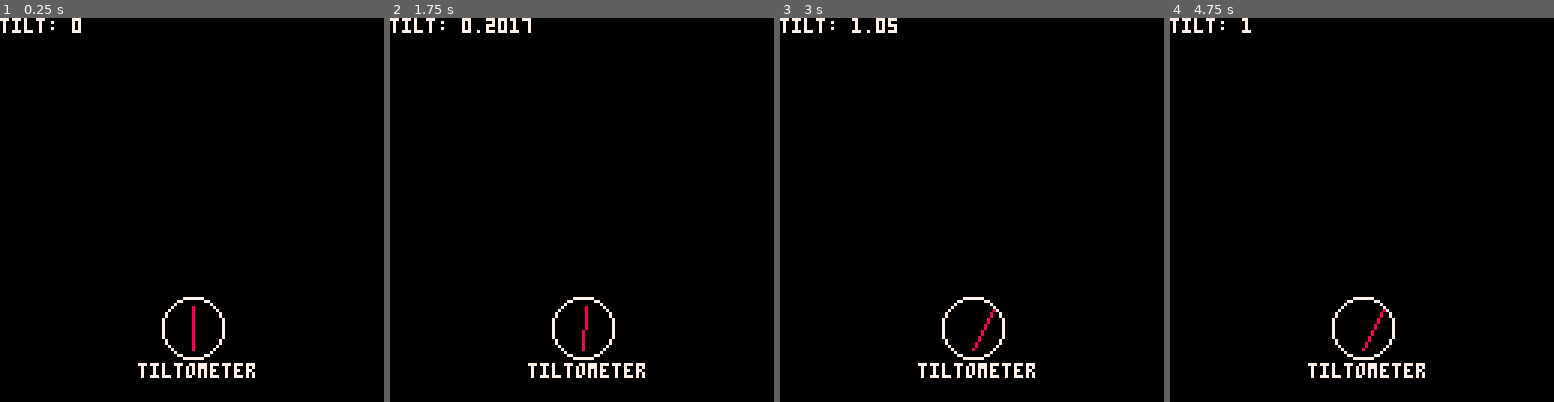
Above: before the commit, frames 1-4 (left to right).
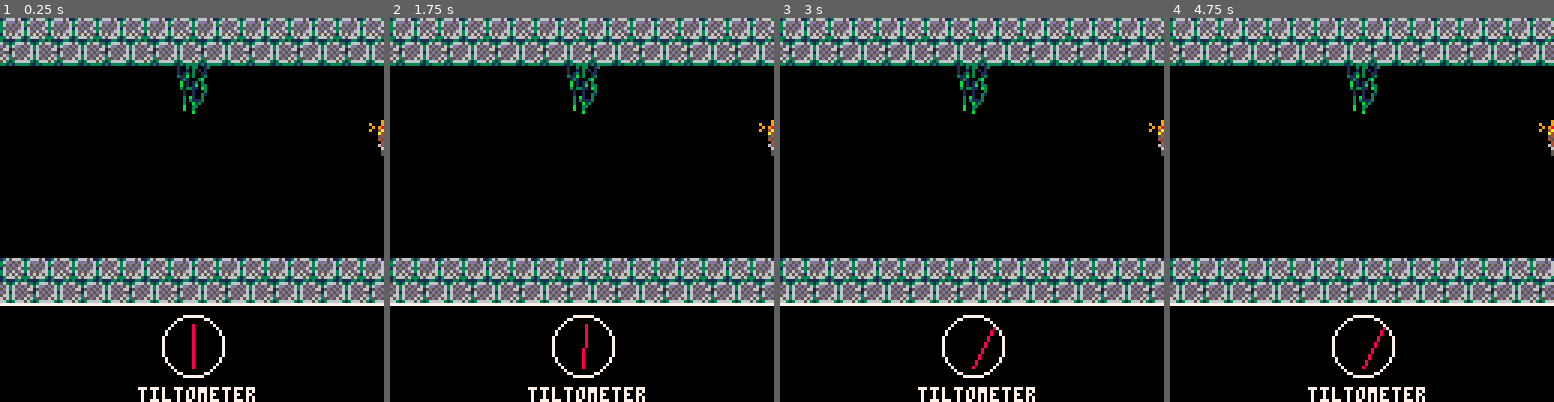
Above: after the commit, the same moments.

Repository: Nenivar/css-gamejam-2020
Game: PICO-8 cartridge forward.p8
Same seed, same stepped clock (60 frames per second), same inputs: the game is played once before the commit and once after it.
Inputs:
- Up to frame 1 (0.25 s): no input
- Up to frame 2 (1.75 s): hold Right from 1.6 s (still down)
- Up to frame 3 (3 s): release Right at 2.1 s; hold Right from 2.47 s (still down)
- Up to frame 4 (4.75 s): release Right at 3.03 s; hold Left 3.08-3.58 s; hold Right 4.02-4.68 s

The runs differ from the first frame. In frame 1, 27% of the frame differs, in the area x 0-100%, y 0-100%; in frame 2, 27%; in frame 3, 27%; in frame 4, 27%.

Commit message:
add some sprites

Diff:
--- a/forward.p8
+++ b/forward.p8
@@ -3,8 +3,8 @@
 __lua__
 
 -- consts
-screen_size = 128
-debug       = true
+const_screen_size = 128
+const_debug       = true
 
 -- camera stuff
 cam_x = 0.0
@@ -62,15 +62,20 @@
 
   map(0, 0, 0, 0, 100, 100)
 
+  -- gui section
+  gui_sec_y = 95
+  rectfill(0, gui_sec_y, const_screen_size, const_screen_size, 0)
+  line(0, gui_sec_y, const_screen_size, gui_sec_y, 7)
+
   -- tiltometer gui
-  gui_tilt_x = screen_size/2
-  gui_tilt_y = 110
+  gui_tilt_x = const_screen_size/2
+  gui_tilt_y = 116
   gui_tilt_size = 7
   --circ(gui_tilt_x, gui_tilt_y - 15, 16)
   local p2_x = interpolate(0, gui_tilt_size, tilt)
   line(gui_tilt_x, gui_tilt_y, gui_tilt_x - p2_x, gui_tilt_y - gui_tilt_size * 2, 8)
   circ(gui_tilt_x, gui_tilt_y - gui_tilt_size, gui_tilt_size + 3, 7)
-  print('tiltometer', gui_tilt_x - 18, gui_tilt_y + 5, 7)
+  print('tiltometer', gui_tilt_x - 18, gui_tilt_y + 7, 7)
 
   camera()
 
@@ -113,3 +118,32 @@
 bbbbbbbb000000000000000000000000000000000000000000000000000000000000000000000000000000000000000000000000000000000000000000000000
 bbbbbbbb000000000000000000000000000000000000000000000000000000000000000000000000000000000000000000000000000000000000000000000000
 bbbbbbbb000000000000000000000000000000000000000000000000000000000000000000000000000000000000000000000000000000000000000000000000
+13666561136566630001003033001300000000009000000000000000000000000000000000000000000000000000000000000000000000000000000000000000
+36ddd5d636dd5d560001001030101000000000008000000000000000000000000000000000000000000000000000000000000000000000000000000000000000
+365d5d5635d5d5d60001013030011000000000098900000000000000000000000000000000000000000000000000000000000000000000000000000000000000
+35d5d5d6165d5d65000311b03001300000090009a000000000000000000000000000000000000000000000000000000000000000000000000000000000000000
+365d5d6636d565d600001310003b000000009098a900000000000000000000000000000000000000000000000000000000000000000000000000000000000000
+16565656365656550000b010130300000009004a9a0a000000000000000000000000000000000000000000000000000000000000000000000000000000000000
+33656663136665630000b0101b033000000000a45a00000000000000000000000000000000000000000000000000000000000000000000000000000000000000
+311113311311133100003033110b3000000000544500000000000000000000000000000000000000000000000000000000000000000000000000000000000000
+65313666563136560000010010003000000000454500000000000000000000000000000000000000000000000000000000000000000000000000000000000000
+d5636dd5d56365d50000010010031000000000044400000000000000000000000000000000000000000000000000000000000000000000000000000000000000
+56615d5d5d636d5d0000030b10030000000000645600000000000000000000000000000000000000000000000000000000000000000000000000000000000000
+d55165d5d56165d50000030311130000000000066000000000000000000000000000000000000000000000000000000000000000000000000000000000000000
+56d36d5d56636d5d00000300b1300000000000054000000000000000000000000000000000000000000000000000000000000000000000000000000000000000
+656355d5656365d500000b0033000000000000055000000000000000000000000000000000000000000000000000000000000000000000000000000000000000
+563136666631366600000b0030000000000000000000000000000000000000000000000000000000000000000000000000000000000000000000000000000000
+331313333311313300000000b0000000000000000000000000000000000000000000000000000000000000000000000000000000000000000000000000000000
+__map__
+4041404140414041404140414041404140410000000000000000000000000000000000000000000000000000000000000000000000000000000000000000000000000000000000000000000000000000000000000000000000000000000000000000000000000000000000000000000000000000000000000000000000000000
+5051505150515051505150515051505150510000000000000000000000000000000000000000000000000000000000000000000000000000000000000000000000000000000000000000000000000000000000000000000000000000000000000000000000000000000000000000000000000000000000000000000000000000
+0000000000000042435757000000000000000000000000000000000000000000000000000000000000000000000000000000000000000000000000000000000000000000000000000000000000000000000000000000000000000000000000000000000000000000000000000000000000000000000000000000000000000000
+0000000000000052535757000000000000000000000000000000000000000000000000000000000000000000000000000000000000000000000000000000000000000000000000000000000000000000000000000000000000000000000000000000000000000000000000000000000000000000000000000000000000000000
+0000000000000062636465640056564445000000000000000000000000000000000000000000000000000000000000000000000000000000000000000000000000000000000000000000000000000000000000000000000000000000000000000000000000000000000000000000000000000000000000000000000000000000
+0000000000000072737475000056565455000000000000000000000000000000000000000000000000000000000000000000000000000000000000000000000000000000000000000000000000000000000000000000000000000000000000000000000000000000000000000000000000000000000000000000000000000000
+0000000000000000000000000062636465000000000000000000000000000000000000000000000000000000000000000000000000000000000000000000000000000000000000000000000000000000000000000000000000000000000000000000000000000000000000000000000000000000000000000000000000000000
+0000000000000000000000000072737475000000000000000000000000000000000000000000000000000000000000000000000000000000000000000000000000000000000000000000000000000000000000000000000000000000000000000000000000000000000000000000000000000000000000000000000000000000
+0000000000000000000000000000000000000000000000000000000000000000000000000000000000000000000000000000000000000000000000000000000000000000000000000000000000000000000000000000000000000000000000000000000000000000000000000000000000000000000000000000000000000000
+0000000000000000000000000000000000000000000000000000000000000000000000000000000000000000000000000000000000000000000000000000000000000000000000000000000000000000000000000000000000000000000000000000000000000000000000000000000000000000000000000000000000000000
+4140414041404140414041404140414041000000000000000000000000000000000000000000000000000000000000000000000000000000000000000000000000000000000000000000000000000000000000000000000000000000000000000000000000000000000000000000000000000000000000000000000000000000
+5150515051505150515051505150515051000000000000000000000000000000000000000000000000000000000000000000000000000000000000000000000000000000000000000000000000000000000000000000000000000000000000000000000000000000000000000000000000000000000000000000000000000000
